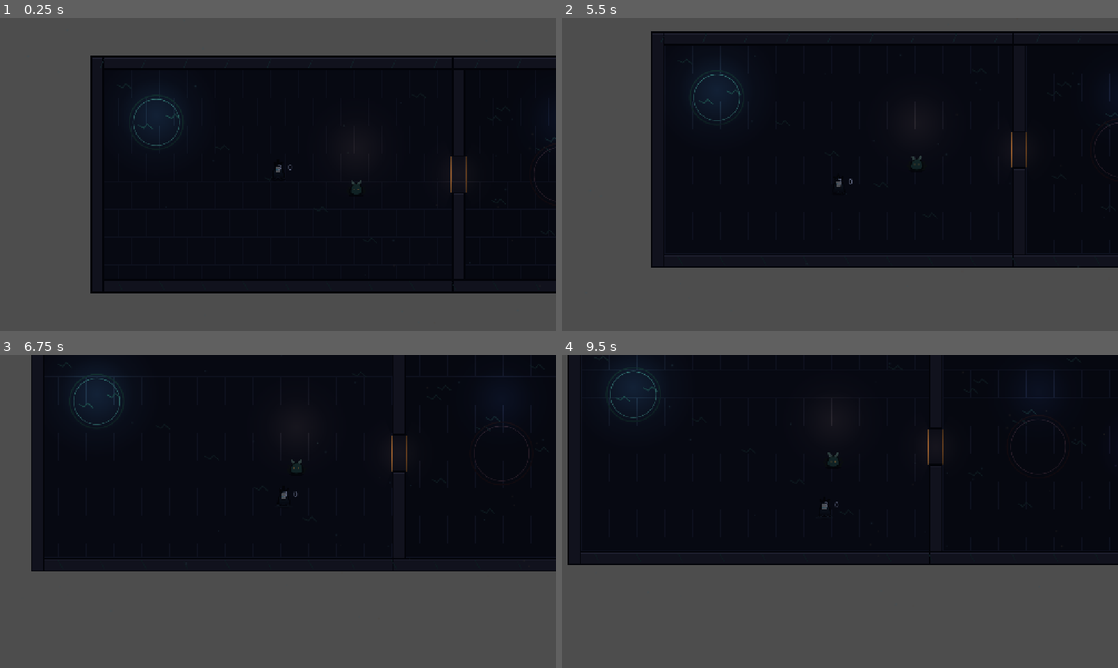
Above: before the commit, frames 1-4 (two rows, left to right).
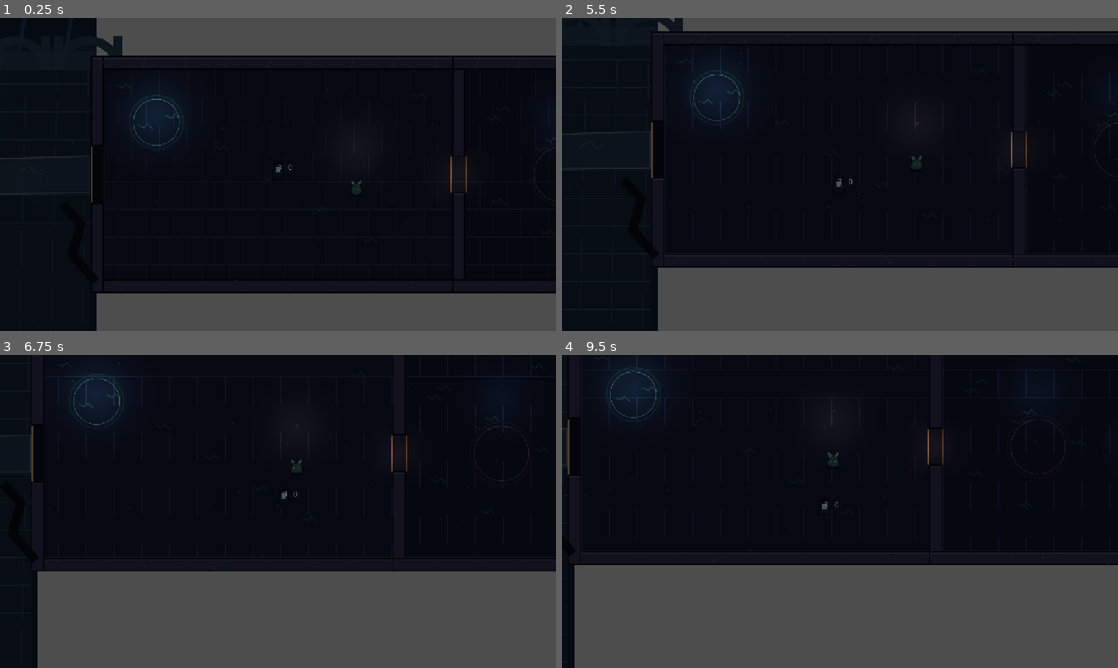
Above: after the commit, the same moments.

Repository: IAmdeGroot/software-factory
Game: Godot game, scene res://scenes/main.tscn
Same seed, same stepped clock (60 frames per second), same inputs: the game is played once before the commit and once after it.
Inputs:
- Up to frame 1 (0.25 s): no input
- Up to frame 2 (5.5 s): tap Enter at 0.5 s; hold Right (ui_right) 0.53-1.28 s; hold J 0.53-1.28 s; hold Down (ui_down) 1.28-2.03 s; tap J at 1.35, 2.85, 4.35 s; hold Right (ui_right) 2.03-2.78 s; hold J 2.03-2.78 s; hold Up (ui_up) 2.78-3.53 s; hold J 3.53-4.28 s; hold Left (ui_left) 3.53-5.03 s; hold Down (ui_down) from 5.03 s (still down); hold J from 5.03 s (still down)
- Up to frame 3 (6.75 s): release Down (ui_down) at 5.78 s; release J at 5.78 s; hold Right (ui_right) 5.78-6.53 s; tap J at 5.85 s; hold Up (ui_up) from 6.53 s (still down); hold J from 6.53 s (still down)
- Up to frame 4 (9.5 s): release Up (ui_up) at 7.28 s; release J at 7.28 s; hold Right (ui_right) 7.28-8.03 s; tap J at 7.35, 8.85 s; hold Down (ui_down) 8.03-8.78 s; hold J 8.03-8.78 s; hold Left (ui_left) from 8.78 s (still down)

The runs differ from the first frame. In frame 1, 17% of the frame differs, in the area x 0-100%, y 0-100%; in frame 2, 17%; in frame 3, 6.0%; in frame 4, 1.5%.

Commit message:
DUNGEON-017: add moonken outdoor approach
Open the west wall onto a moonlit terrace with far spires, ruined arches,
cliff depth, drifting fog, foreground roots, and distinct outdoor light.

Co-authored-by: IAmdeGroot <IAmdeGroot@users.noreply.github.com>

Diff:
--- a/examples/dark-dungeon/scenes/main.tscn
+++ b/examples/dark-dungeon/scenes/main.tscn
@@ -9,6 +9,7 @@
 [ext_resource type="PackedScene" uid="uid://darkdungeonwarden013" path="res://scenes/warden.tscn" id="7_warden"]
 [ext_resource type="Script" path="res://scripts/interior_detail.gd" id="8_interior_detail"]
 [ext_resource type="Script" path="res://scripts/interior_lighting.gd" id="9_interior_lighting"]
+[ext_resource type="Script" path="res://scripts/outdoor_art.gd" id="10_outdoor_art"]
 
 [sub_resource type="RectangleShape2D" id="WallHorizontal"]
 size = Vector2(864, 32)
@@ -19,6 +20,9 @@
 [sub_resource type="RectangleShape2D" id="EastStub"]
 size = Vector2(32, 232)
 
+[sub_resource type="RectangleShape2D" id="WestStub"]
+size = Vector2(32, 208)
+
 [sub_resource type="RectangleShape2D" id="Room2Horizontal"]
 size = Vector2(504, 32)
 
@@ -26,6 +30,30 @@
 size = Vector2(32, 544)
 
 [node name="Main" type="Node2D"]
+
+[node name="OutdoorApproach" type="Node2D" parent="."]
+
+[node name="OutdoorArt" type="Node2D" parent="OutdoorApproach"]
+z_index = -20
+script = ExtResource("10_outdoor_art")
+
+[node name="NorthWall" type="StaticBody2D" parent="OutdoorApproach"]
+position = Vector2(-208, 104)
+
+[node name="CollisionShape2D" type="CollisionShape2D" parent="OutdoorApproach/NorthWall"]
+shape = SubResource("WallHorizontal")
+
+[node name="SouthWall" type="StaticBody2D" parent="OutdoorApproach"]
+position = Vector2(-208, 616)
+
+[node name="CollisionShape2D" type="CollisionShape2D" parent="OutdoorApproach/SouthWall"]
+shape = SubResource("WallHorizontal")
+
+[node name="WestWall" type="StaticBody2D" parent="OutdoorApproach"]
+position = Vector2(-656, 360)
+
+[node name="CollisionShape2D" type="CollisionShape2D" parent="OutdoorApproach/WestWall"]
+shape = SubResource("WallVertical")
 
 [node name="Room" type="Node2D" parent="."]
 
@@ -62,18 +90,33 @@
 [node name="CollisionShape2D" type="CollisionShape2D" parent="Room/SouthWall"]
 shape = SubResource("WallHorizontal")
 
-[node name="WestWall" type="StaticBody2D" parent="Room"]
-position = Vector2(224, 360)
-
-[node name="Visible" type="ColorRect" parent="Room/WestWall"]
-offset_left = -16.0
-offset_top = -272.0
-offset_right = 16.0
-offset_bottom = 272.0
-color = Color(0.38, 0.28, 0.22, 1)
-
-[node name="CollisionShape2D" type="CollisionShape2D" parent="Room/WestWall"]
-shape = SubResource("WallVertical")
+[node name="WestWall" type="Node2D" parent="Room"]
+
+[node name="WestWallNorth" type="StaticBody2D" parent="Room/WestWall"]
+position = Vector2(224, 192)
+
+[node name="Visible" type="ColorRect" parent="Room/WestWall/WestWallNorth"]
+offset_left = -16.0
+offset_top = -104.0
+offset_right = 16.0
+offset_bottom = 104.0
+color = Color(0.38, 0.28, 0.22, 1)
+
+[node name="CollisionShape2D" type="CollisionShape2D" parent="Room/WestWall/WestWallNorth"]
+shape = SubResource("WestStub")
+
+[node name="WestWallSouth" type="StaticBody2D" parent="Room/WestWall"]
+position = Vector2(224, 528)
+
+[node name="Visible" type="ColorRect" parent="Room/WestWall/WestWallSouth"]
+offset_left = -16.0
+offset_top = -104.0
+offset_right = 16.0
+offset_bottom = 104.0
+color = Color(0.38, 0.28, 0.22, 1)
+
+[node name="CollisionShape2D" type="CollisionShape2D" parent="Room/WestWall/WestWallSouth"]
+shape = SubResource("WestStub")
 
 [node name="EastWall" type="Node2D" parent="Room"]
 
@@ -263,3 +306,8 @@
 
 [node name="Warden" parent="Room3" instance=ExtResource("7_warden")]
 position = Vector2(1764, 360)
+
+[node name="OutdoorForeground" type="Node2D" parent="."]
+z_index = 20
+script = ExtResource("10_outdoor_art")
+foreground_only = true
--- a/examples/dark-dungeon/scripts/interior_detail.gd
+++ b/examples/dark-dungeon/scripts/interior_detail.gd
@@ -54,7 +54,7 @@
 	var edge := Color("#555461")
 	var walls := [
 		Rect2(208, 88, 864, 32), Rect2(208, 600, 864, 32),
-		Rect2(208, 88, 32, 544),
+		Rect2(208, 88, 32, 208), Rect2(208, 424, 32, 208),
 		Rect2(1040, 88, 32, 232), Rect2(1040, 400, 32, 232),
 		Rect2(1040, 88, 504, 32), Rect2(1040, 600, 504, 32),
 		Rect2(1512, 88, 32, 232), Rect2(1512, 400, 32, 232),
--- a/examples/dark-dungeon/scripts/interior_lighting.gd
+++ b/examples/dark-dungeon/scripts/interior_lighting.gd
@@ -60,7 +60,7 @@
 func _add_wall_occluders() -> void:
 	var walls := [
 		Rect2(208, 88, 864, 32), Rect2(208, 600, 864, 32),
-		Rect2(208, 88, 32, 544),
+		Rect2(208, 88, 32, 208), Rect2(208, 424, 32, 208),
 		Rect2(1040, 88, 32, 232), Rect2(1040, 400, 32, 232),
 		Rect2(1040, 88, 504, 32), Rect2(1040, 600, 504, 32),
 		Rect2(1512, 88, 32, 232), Rect2(1512, 400, 32, 232),
--- /dev/null
+++ b/examples/dark-dungeon/scripts/outdoor_art.gd
@@ -0,0 +1,161 @@
+extends Node2D
+
+## The moonken approach: layered scale/value/fog outside, framed by near roots.
+
+const LIGHT_TEXTURE := preload("res://assets/visuals/soft_light.svg")
+@export var foreground_only := false
+
+
+func _ready() -> void:
+	if foreground_only:
+		queue_redraw()
+		return
+	_add_moonlight()
+	_add_fog()
+	queue_redraw()
+
+
+func _draw() -> void:
+	if foreground_only:
+		_draw_foreground()
+		return
+	_draw_far_plane()
+	_draw_middle_plane()
+	_draw_near_plane()
+	_draw_playable_terrace()
+
+
+func _draw_far_plane() -> void:
+	# Plane 1: pale sky and tiny distant teeth.
+	draw_rect(Rect2(-1400, -600, 1624, 1800), Color("#111a28"))
+	draw_circle(Vector2(-390, -34), 74, Color("#78949a"))
+	draw_circle(Vector2(-390, -34), 62, Color("#b1c4b4"))
+	var horizon := PackedVector2Array([
+		Vector2(-1400, 130), Vector2(-1400, 72), Vector2(-1320, 20),
+		Vector2(-1240, 68), Vector2(-1160, 2), Vector2(-1080, 62),
+		Vector2(-1000, 27), Vector2(-920, 75), Vector2(-840, 12),
+		Vector2(-760, 67), Vector2(-672, 60), Vector2(-610, 22),
+		Vector2(-555, 74), Vector2(-490, 8), Vector2(-425, 65),
+		Vector2(-350, 28), Vector2(-270, 81), Vector2(-190, 17),
+		Vector2(-115, 70), Vector2(-35, 31), Vector2(60, 76),
+		Vector2(224, 45), Vector2(224, 130),
+	])
+	draw_colored_polygon(horizon, Color("#1b2935"))
+	for x in range(-1360, 180, 108):
+		draw_line(Vector2(x, 78), Vector2(x + 13, -6), Color("#263b45"), 9)
+		draw_circle(Vector2(x + 13, -8), 11, Color("#263b45"))
+
+
+func _draw_middle_plane() -> void:
+	# Plane 2: larger ruined arches, softened by a teal fog band.
+	for x in range(-1380, 170, 168):
+		draw_arc(Vector2(x + 72, 120), 68, PI, TAU, 24, Color("#26383f"), 20, true)
+		draw_line(Vector2(x + 4, 118), Vector2(x + 4, 42), Color("#26383f"), 20)
+		draw_line(Vector2(x + 140, 118), Vector2(x + 140, 42), Color("#26383f"), 20)
+	draw_rect(Rect2(-1400, 76, 1624, 76), Color("#416461", 0.22))
+
+
+func _draw_near_plane() -> void:
+	# Plane 3: high-contrast cliff teeth and broken gold waystones.
+	var cliff := PackedVector2Array([
+		Vector2(-1400, 174), Vector2(-1320, 122), Vector2(-1230, 158),
+		Vector2(-1140, 112), Vector2(-1040, 155), Vector2(-940, 118),
+		Vector2(-840, 160), Vector2(-760, 120), Vector2(-672, 174),
+		Vector2(-630, 128), Vector2(-565, 153),
+		Vector2(-502, 109), Vector2(-430, 158), Vector2(-355, 121),
+		Vector2(-276, 163), Vector2(-195, 116), Vector2(-118, 151),
+		Vector2(-42, 125), Vector2(45, 161), Vector2(126, 119),
+		Vector2(224, 154), Vector2(224, 220), Vector2(-1400, 220),
+	])
+	draw_colored_polygon(cliff, Color("#17242b"))
+	for x in [-570.0, -300.0, -32.0]:
+		draw_rect(Rect2(x, 114, 16, 78), Color("#171a24"))
+		draw_rect(Rect2(x + 4, 118, 8, 64), Color("#a87b42"))
+
+
+func _draw_playable_terrace() -> void:
+	var terrace := Rect2(-1400, 120, 1608, 900)
+	draw_rect(terrace, Color("#152329"))
+	for y in range(152, 1020, 64):
+		draw_line(Vector2(-1400, y), Vector2(208, y), Color("#294047"), 2)
+	for x in range(-1380, 208, 72):
+		draw_line(Vector2(x, 120), Vector2(x - 22, 1020), Color("#22363d"), 2)
+	var path := PackedVector2Array([
+		Vector2(-640, 305), Vector2(-505, 278), Vector2(-370, 316),
+		Vector2(-222, 292), Vector2(-80, 326), Vector2(208, 318),
+		Vector2(208, 402), Vector2(-70, 405), Vector2(-225, 430),
+		Vector2(-380, 397), Vector2(-520, 430), Vector2(-640, 410),
+	])
+	draw_colored_polygon(path, Color("#26343b"))
+	draw_polyline(path, Color("#5b665e"), 3, true)
+	for x in range(-580, 150, 126):
+		draw_polyline(
+			PackedVector2Array([
+				Vector2(x, 350), Vector2(x + 19, 341),
+				Vector2(x + 31, 357), Vector2(x + 49, 348),
+			]),
+			Color("#3b5754"),
+			2,
+			true
+		)
+	# Warm threshold is the visual handoff to the interior.
+	draw_rect(Rect2(208, 296, 32, 128), Color("#0b0d15"))
+	draw_line(Vector2(211, 296), Vector2(211, 424), Color("#d49a52"), 4)
+
+
+func _draw_foreground() -> void:
+	var ink := Color("#080b11")
+	# Near roots frame edges but leave the central path clear.
+	draw_polyline(
+		PackedVector2Array([
+			Vector2(-660, 610), Vector2(-612, 530), Vector2(-628, 455),
+			Vector2(-585, 392), Vector2(-610, 318),
+		]),
+		ink,
+		24,
+		true
+	)
+	draw_polyline(
+		PackedVector2Array([
+			Vector2(220, 606), Vector2(166, 544), Vector2(186, 474),
+			Vector2(145, 430),
+		]),
+		ink,
+		20,
+		true
+	)
+	for x in [-545.0, -118.0]:
+		draw_line(Vector2(x, 600), Vector2(x - 18, 535), Color("#101820"), 12)
+		draw_circle(Vector2(x - 21, 525), 18, Color("#17272a"))
+
+
+func _add_moonlight() -> void:
+	var moonlight := PointLight2D.new()
+	moonlight.position = Vector2(-390, 128)
+	moonlight.texture = LIGHT_TEXTURE
+	moonlight.texture_scale = 3.4
+	moonlight.color = Color("#8fc7c4")
+	moonlight.energy = 1.35
+	moonlight.shadow_enabled = true
+	add_child(moonlight)
+
+
+func _add_fog() -> void:
+	var fog := CPUParticles2D.new()
+	fog.position = Vector2(-225, 155)
+	fog.amount = 14
+	fog.lifetime = 12.0
+	fog.preprocess = 12.0
+	fog.randomness = 0.85
+	fog.texture = LIGHT_TEXTURE
+	fog.emission_shape = CPUParticles2D.EMISSION_SHAPE_RECTANGLE
+	fog.emission_rect_extents = Vector2(390, 62)
+	fog.direction = Vector2(1, 0)
+	fog.spread = 12.0
+	fog.initial_velocity_min = 4.0
+	fog.initial_velocity_max = 11.0
+	fog.scale_amount_min = 0.25
+	fog.scale_amount_max = 0.55
+	fog.color = Color("#6d9894", 0.08)
+	fog.z_index = 1
+	add_child(fog)
Not shown: 1 places in examples/dark-dungeon/scenes/main.tscn that only renumber resources
Not shown, added: examples/dark-dungeon/scripts/outdoor_art.gd.uid
Not shown, changed: docs/work-graph/backlog.md
Not shown, changed: docs/work-graph/beads/DUNGEON-017.md
Not shown, changed: examples/dark-dungeon/README.md
Not shown, changed: examples/dark-dungeon/tests/test_visuals.py
